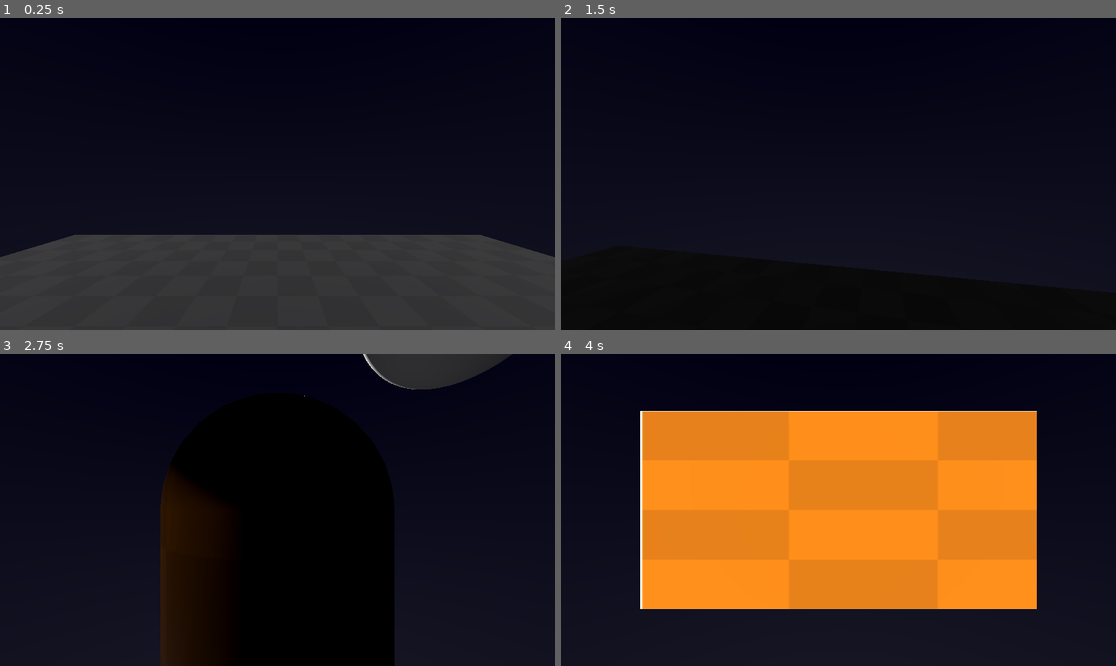
Above: before the commit, frames 1-4 (two rows, left to right).
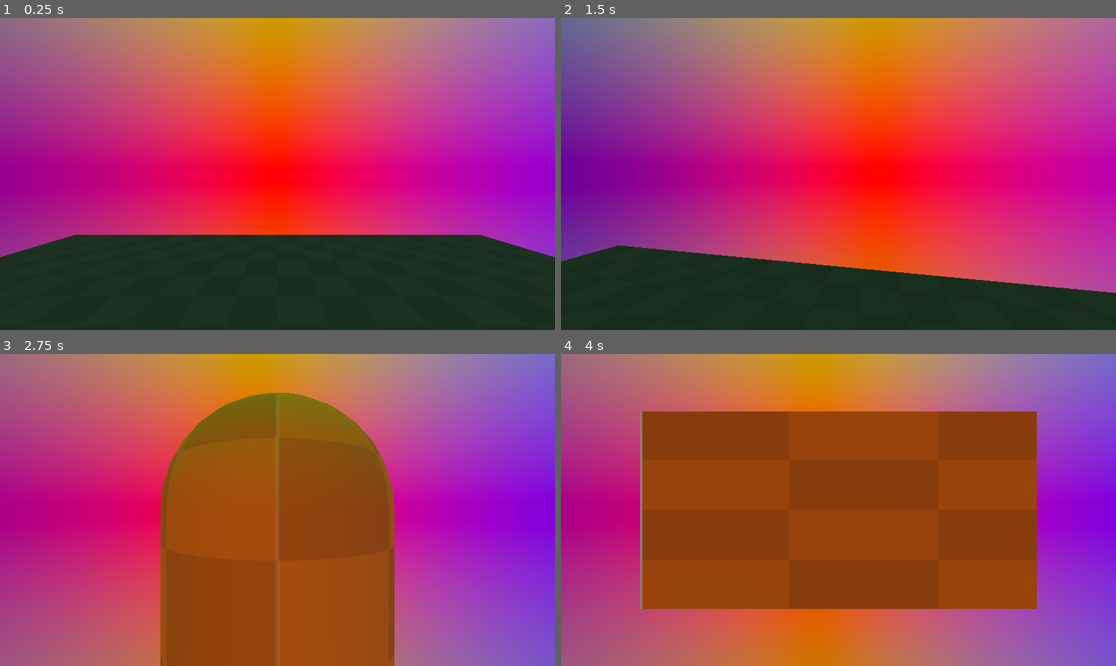
Above: after the commit, the same moments.

Repository: FroggLeo/driving-game
Game: Godot game, scene res://world.tscn
Same seed, same stepped clock (60 frames per second), same inputs: the game is played once before the commit and once after it.
Inputs (mouse positions are in pixels of both pictures, inside the frame that each line leads up to):
- Up to frame 1 (0.25 s): no input
- Up to frame 2 (1.5 s): tap Enter at 0.5 s; move the mouse to (866, 174) at 0.52 s; hold Right mouse button (move_camera) 0.53-1.28 s; hold W (move_forward) from 0.53 s (still down); tap Space (jump) at 0.77 s; move the mouse to (810, 174) at 1.27 s; tap Mouse wheel up (zoom_in) at 1.35 s
- Up to frame 3 (2.75 s): keep holding W (move_forward); tap Space (jump) at 1.52 s; move the mouse to (288, 503) at 2.02 s; hold Mouse wheel down (zoom_out) from 2.03 s (still down)
- Up to frame 4 (4 s): move the mouse to (810, 572) at 2.77 s; release Mouse wheel down (zoom_out) at 2.78 s; tap Alt at 2.85 s; tap Space (jump) at 3.02, 3.77 s; move the mouse to (1005, 556) at 3.52 s; release W (move_forward) at 3.53 s; hold A (move_left) from 3.53 s (still down); tap Shift at 3.6 s

The runs differ from the first frame. In frame 1, 99% of the frame differs, in the area x 0-100%, y 0-100%; in frame 2, 100%; in frame 3, 100%; in frame 4, 100%.

Commit message:
organize some code for the sky to have dynamic changes

Diff:
--- a/godot_project/environment/sky.gd
+++ b/godot_project/environment/sky.gd
@@ -1,8 +1,8 @@
 extends WorldEnvironment
 
+@export_category("Time lengths")
 # seconds in a day
-@export var day_length: float = 0.5
-
+@export var day_length: float = 10
 # days to take the moon to do one cycle, from full moon to full moon
 @export var moon_length: float = 29.5
 # days in a year
@@ -11,6 +11,7 @@
 # just called it a moon season
 @export var moon_season_length: float = 18.6
 
+@export_category("Tilt of the sun and moon")
 # tilt of the sun, axial tilt, difference between equinox and summer/winter solstice
 @export var axial_tilt: float = 23.5
 # tilt of the moon relative to the sun
@@ -19,6 +20,7 @@
 # 34 degrees is around los angeles's equinox
 @export var latitude: float = 34
 
+@export_category("Sun and moon energy")
 # energy of the sunlight
 @export var sun_energy: float = 1.0
 # moonlight
@@ -33,16 +35,17 @@
 @onready var sun_light = $sun_tilt/sun/sun_light
 @onready var moon_light = $moon_tilt/moon/moon_light
 
+@export_category("Initial time")
 # all from 0 to 1
 # this is the initial amounts when the game starts
 # the initial time
-@export var time: float = 0
+@export_range(0,1,0.001) var time: float = 0
 # the moon's rotation
-@export var moon_time: float = 0
+@export_range(0,1,0.001) var moon_time: float = 0
 # the time of the year
-@export var year_time: float = 0
+@export_range(0,1,0.001) var year_time: float = 0
 # time of the moon season
-@export var moon_season: float = 0
+@export_range(0,1,0.001) var moon_season: float = 0
 
 # Called when the node enters the scene tree for the first time.
 func _ready() -> void:
--- a/godot_project/environment/sky.gdshader
+++ b/godot_project/environment/sky.gdshader
@@ -25,9 +25,9 @@
 
 	vec3 sun_direction = normalize(sun_rotation);
 
-	float towards_sun = max(dot(direction, sun_direction), 0.0);
-	float sun_factor = pow(towards_sun, 50.0);
+	float towards_sun = max(dot(direction, sun_direction), 0);
+	float sun_factor = pow(towards_sun, 90.0);
 
 	color = mix(color, sunTint, sun_factor);
-	COLOR = color;
+	COLOR = EYEDIR;
 }
--- a/godot_project/environment/sky.tscn
+++ b/godot_project/environment/sky.tscn
@@ -1,11 +1,11 @@
-[gd_scene load_steps=7 format=3 uid="uid://cmvvu0pixwdta"]
+[gd_scene load_steps=10 format=3 uid="uid://cmvvu0pixwdta"]
 
 [ext_resource type="Shader" uid="uid://c74ktvjqn23l7" path="res://environment/sky.gdshader" id="1_gr5xt"]
 [ext_resource type="Script" uid="uid://bhq4nv4os3os0" path="res://environment/sky.gd" id="2_dptxg"]
 
 [sub_resource type="ShaderMaterial" id="ShaderMaterial_gr5xt"]
 shader = ExtResource("1_gr5xt")
-shader_parameter/sun_rotation = Vector3(0, 0, 0)
+shader_parameter/sun_rotation = Vector3(0, 0, 1)
 shader_parameter/sunTint = Color(0.99795026, 0.96610767, 0, 1)
 shader_parameter/zenithColor = Color(0.007843138, 0.003921569, 0.06666667, 1)
 shader_parameter/horizonColor = Color(0.11764706, 0.11764706, 0.16470589, 1)
@@ -18,7 +18,17 @@
 sky = SubResource("Sky_dptxg")
 ambient_light_source = 3
 
+[sub_resource type="StandardMaterial3D" id="StandardMaterial3D_t5sdn"]
+emission_enabled = true
+emission = Color(0.912492, 0.88073415, 0.5395693, 1)
+
 [sub_resource type="SphereMesh" id="SphereMesh_gr5xt"]
+material = SubResource("StandardMaterial3D_t5sdn")
+
+[sub_resource type="StandardMaterial3D" id="StandardMaterial3D_rdg10"]
+
+[sub_resource type="SphereMesh" id="SphereMesh_kpmkc"]
+material = SubResource("StandardMaterial3D_rdg10")
 
 [node name="sky" type="WorldEnvironment"]
 environment = SubResource("Environment_py8sg")
@@ -44,4 +54,4 @@
 
 [node name="moon_mesh" type="MeshInstance3D" parent="moon_tilt/moon"]
 transform = Transform3D(0.7, 0, 0, 0, -3.059797e-08, -0.7, 0, 0.7, -3.059797e-08, 0, 5, 0)
-mesh = SubResource("SphereMesh_gr5xt")
+mesh = SubResource("SphereMesh_kpmkc")
